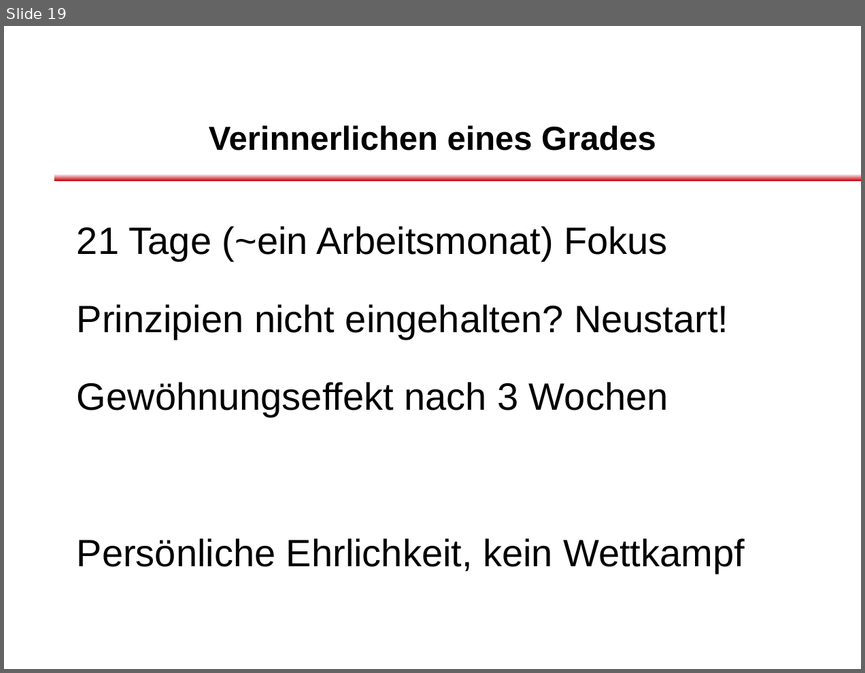
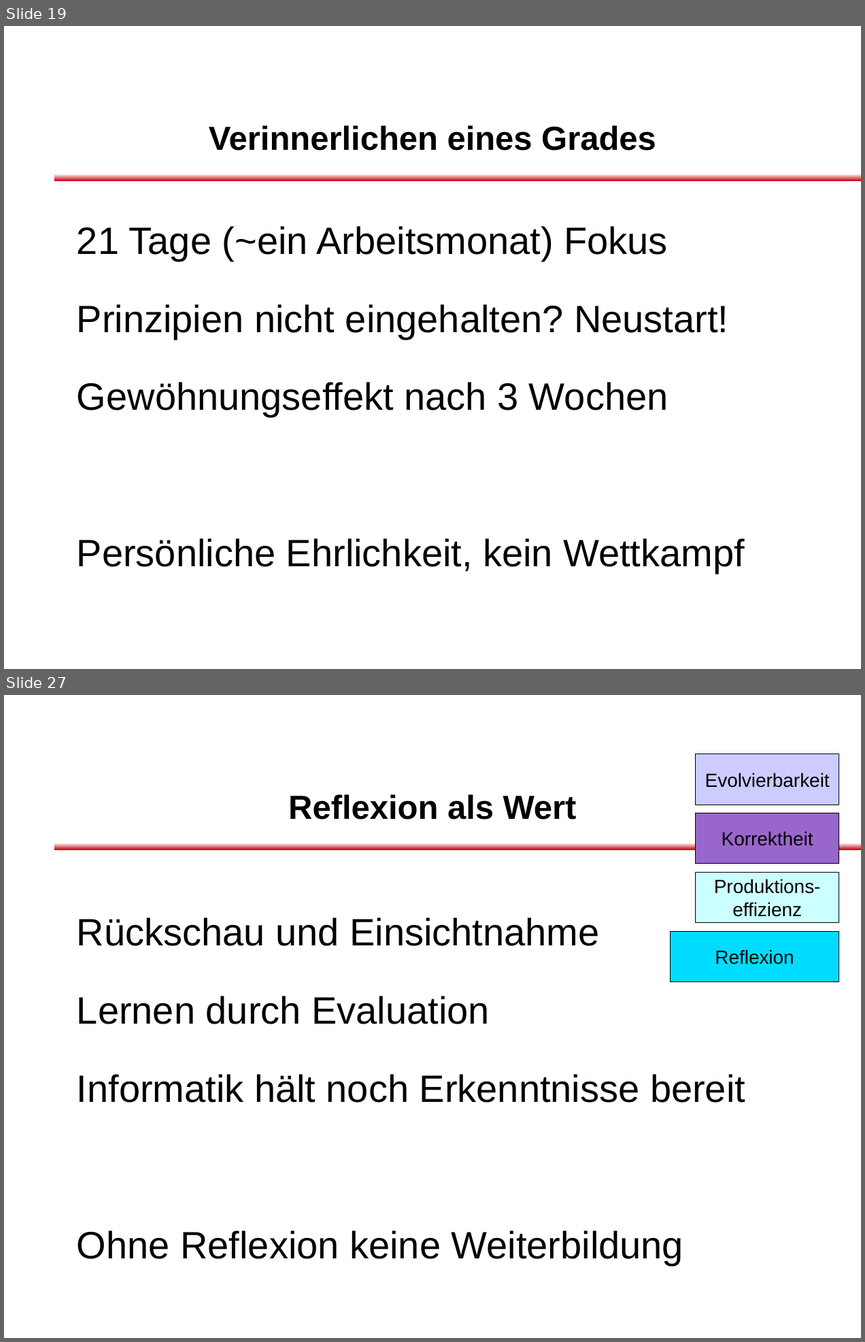
Before and after one commit to dlindner/vorlesung-se2-dhbw, a slide deck: added_2012/Clean Code Developer.odp. Shown one above the other, each under a label of ours: slide 19 before the commit, slides 19 and 27 after it; the slides between them are not shown. The pictures are 865x673 and 865x1342 pixels, drawn with LibreOffice and Linux fonts; fonts in the diff are those of the drawing; background and template pictures are left out. Boxes give left, top, right and bottom in pixels: in the first picture for what was removed or moved away, otherwise in the second. Text is boxed around its words. In the diff, an @@ line names an element or a change of style, - is before the commit and + after.

```diff
--- a/added_2012/Clean Code Developer.odp
+++ b/added_2012/Clean Code Developer.odp
@@ slide 27 added at [4, 695, 861, 1338], background #FFFFFF; not listed: 2 template elements that a slide beside it also shows @@
@@ rectangle added at [696, 754, 838, 804], fill #CCCCFF, outline #000000 0 pt, 16 pt, text #000000 @@
+Evolvierbarkeit
@@ title added at [288, 794, 577, 819], 28 pt, text #000000, bold @@
+Reflexion als Wert
@@ rectangle added at [696, 813, 838, 864], fill #9966CC, outline #000000 0 pt, 16 pt, text #000000 @@
+Korrektheit
@@ rectangle added at [696, 872, 838, 923], fill #CCFFFF, outline #000000 0 pt, 16 pt, text #000000 @@
+Produktions-
+effizienz
@@ text added at [77, 917, 745, 1265], 32 pt, text #000000 @@
+Rückschau und Einsichtnahme
+Lernen durch Evaluation
+Informatik hält noch Erkenntnisse bereit
+Ohne Reflexion keine Weiterbildung
@@ rectangle added at [670, 932, 839, 982], fill #00DCFF, outline #000000 0 pt, 16 pt, text #000000 @@
+Reflexion
```
Also in this commit, not shown: 3 slides changed, 6 other slides added, 4 slides removed.
